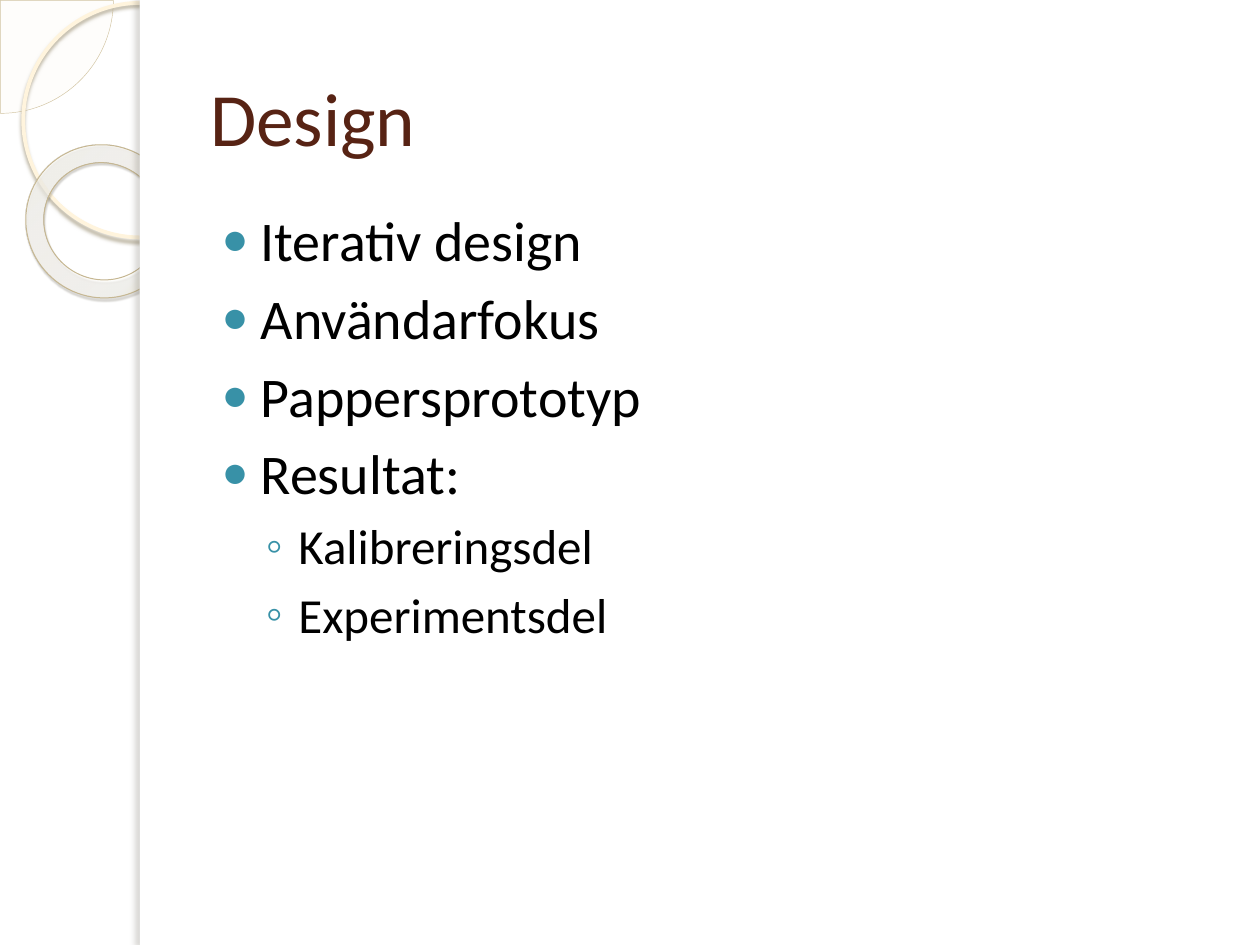
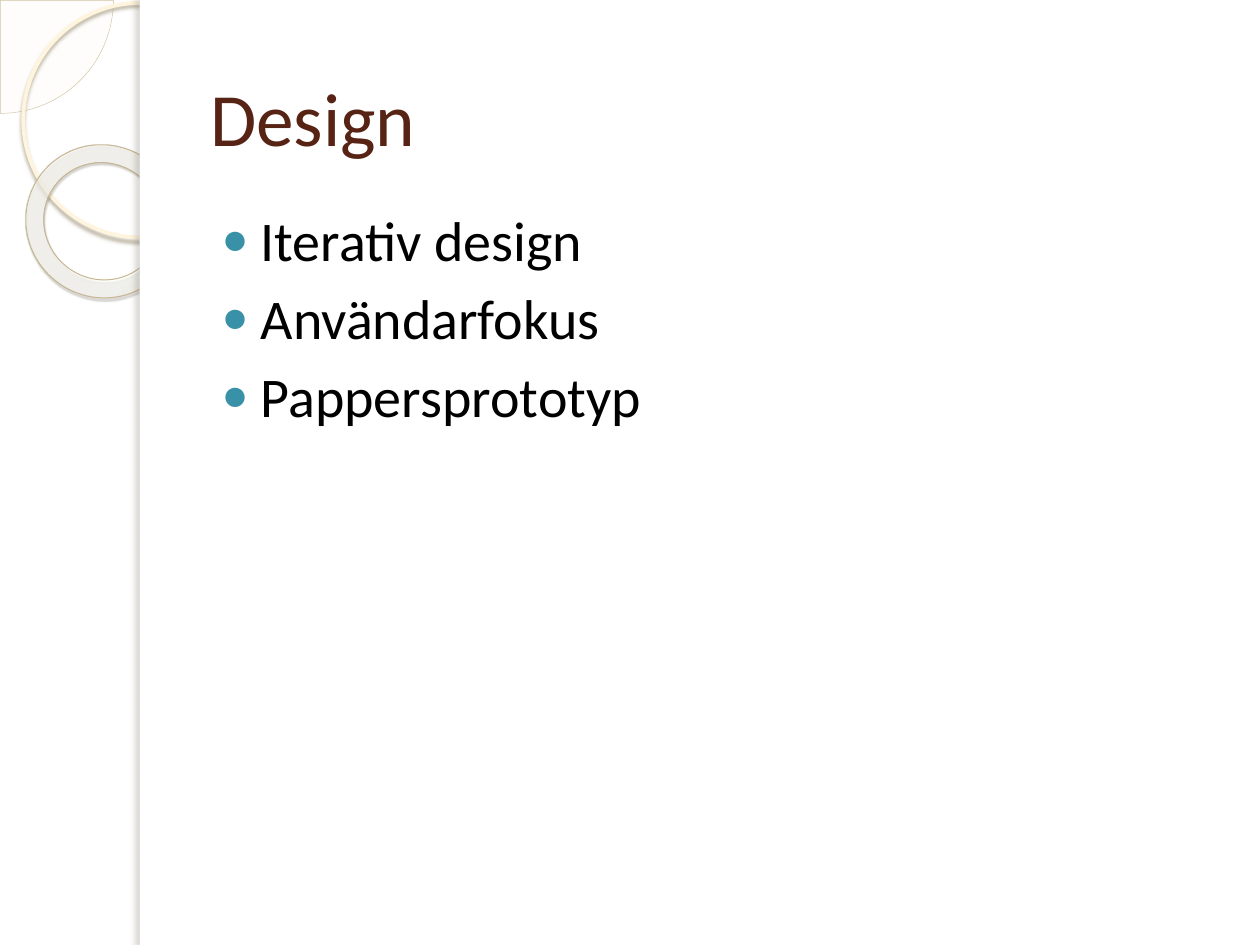
Before and after one commit to jakelamotta/master_thesis, a slide deck: slide 8 of presentations/presentation_swe.pptx. Drawn at 1260x945 pixels with LibreOffice and Linux fonts; fonts in the diff are those of the drawing; background and template pictures are left out. Boxes give left, top, right and bottom in pixels: in the first picture for what was removed or moved away, otherwise in the second. Text is boxed around its words. In the diff, an @@ line names an element or a change of style, - is before the commit and + after.

```diff
--- a/presentations/presentation_swe.pptx
+++ b/presentations/presentation_swe.pptx
@@ text at bbox=[261, 455, 607, 641]: paragraphs removed @@
-● Resultat:
-  ◦ Kalibreringsdel
-  ◦ Experimentsdel
```
Also in this commit, not shown: 5 other slides changed.
